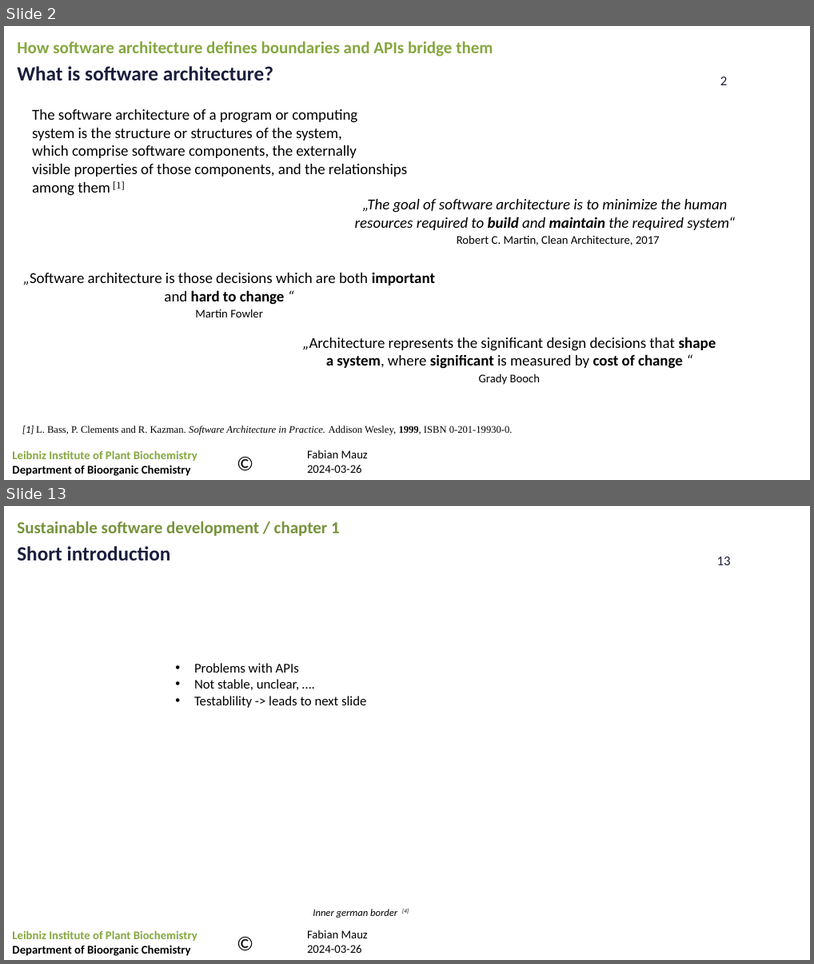
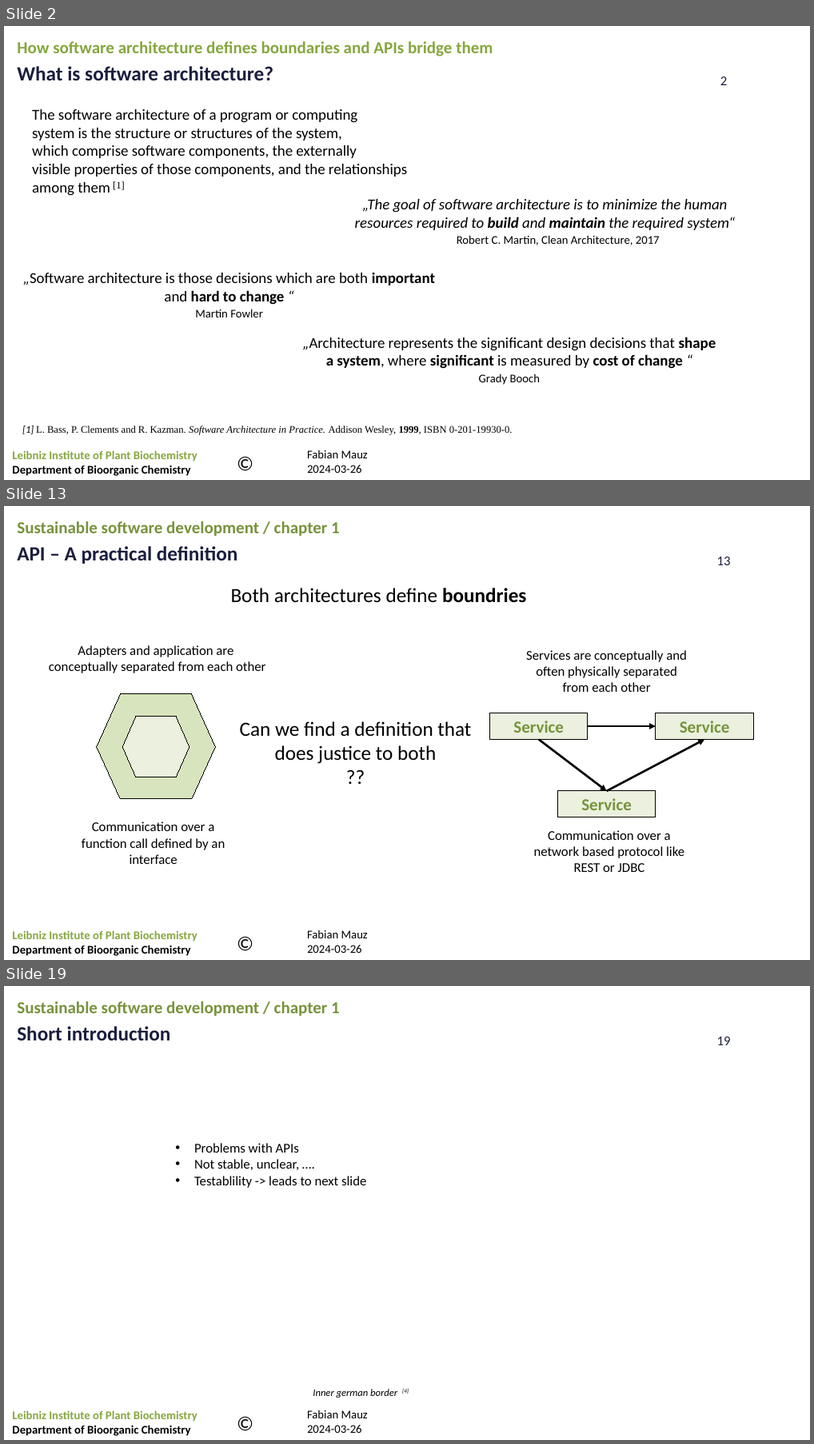
Before and after one commit to FabianMauz/talks_and_lessons, a slide deck: 20241021_api_and_architecture/20241021_api_and_softwarearchitecture.pptx. Shown one above the other, each under a label of ours: slides 2 and 13 before the commit, slides 2, 13 and 19 after it; the slides between them are not shown. The pictures are 814x964 and 814x1444 pixels, drawn with LibreOffice and Linux fonts; fonts in the diff are those of the drawing; background and template pictures are left out. Boxes give left, top, right and bottom in pixels: in the first picture for what was removed or moved away, otherwise in the second. Text is boxed around its words. In the diff, an @@ line names an element or a change of style, - is before the commit and + after.

```diff
--- a/20241021_api_and_architecture/20241021_api_and_softwarearchitecture.pptx
+++ b/20241021_api_and_architecture/20241021_api_and_softwarearchitecture.pptx
@@ slide 13 added at [4,506,810,960], background picture (left out); not listed: 4 template elements that a slide beside it also shows @@
@@ text added at [17,521,340,536], 20 pt, text #77933C, bold @@
+Sustainable software development / chapter 1
@@ text added at [17,546,238,564], 24 pt, text #1B1E3D, bold @@
+API – A practical definition
@@ text added at [231,588,526,603], 24 pt, text #000000 @@
+Both architectures define boundries
@@ text added at [49,645,266,673], 16 pt, text #000000 @@
+Adapters and application are
+conceptually separated from each other
@@ text added at [526,650,687,692], 16 pt, text #000000 @@
+Services are conceptually and often physically separated from each other
@@ flow chart preparation added at [97,694,216,799], fill #D7E4BD, outline #000000 0.75 pt @@
@@ flow chart preparation added at [122,716,190,776], fill #EBF1DE, outline #000000 0.75 pt @@
@@ text added at [240,721,471,764], 24 pt, text #000000 @@
+Can we find a definition that does justice to both
+??
@@ group added at [490,713,754,817]: 3 rectangles, 3 arrows @@
+Service
+Service
+Service
@@ text added at [82,821,225,864], 16 pt, text #000000 @@
+Communication over a function call defined by an interface
@@ text added at [534,830,685,872], 16 pt, text #000000 @@
+    Communication over a network based protocol like REST or JDBC
@@ what was slide 13 is now slide 19 @@
@@ page number at [718,1036,731,1045]: text changed @@
-13
+19
```
Also in this commit, not shown: 8 slides changed, 8 other slides added, 3 slides removed.
